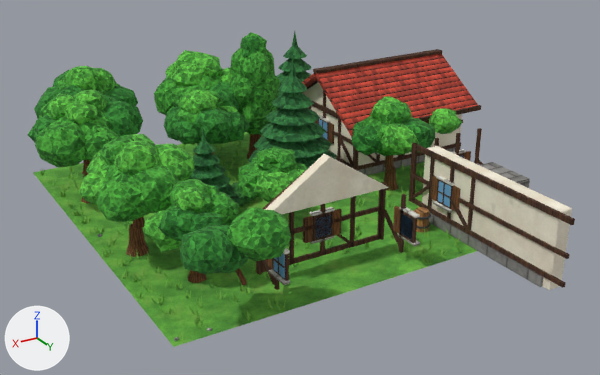
The glTF model assets/models/town_b/chunk_3_3.glb, before and after one commit.
One viewpoint serves both versions: a camera (50 mm lens) standing at (71.5, -28.2, 14.1) and looking at (55.9, -54.2, 1.1). The lights are fixed; the arrows at lower left show +X, +Y and +Z. The older version comes first. Vertices at exactly the same position are counted once.

The first picture shows 'chunk_3_3'.
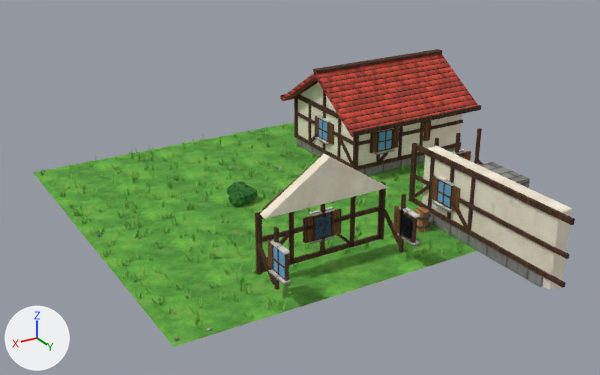
The edits, one by one:
me_chunk_3_3 is used by ob_chunk_3_3; location (0.0, 0.0, 0.0).
me_chunk_3_3 had 16509 vertices, 23990 faces and spanned x 45.5..64.8, y -65.2..-44.0, z -0.1..5.9.
me_chunk_3_3 now has 11151 vertices, 13600 faces and spans x 45.5..64.0, y -64.1..-44.0, z -0.1..4.4.
me_chunk_3_3 part 1: 160 loose pieces with 5358 vertices, spanning x 47.5..64.8, y -65.2..-47.2, z 0.0..5.9, are deleted.
Part 2, on me_chunk_3_3:
6 vertices are removed from x 50.9..52.0, y -56.0..-55.9, z 0.5..1.6.
17 faces are deleted.
2 vertices move within x 50.8, y -56.0..-55.9, z 0.6.
6 vertices are added at (49.6, -56.0, 1.5), (49.7, -56.0, 1.6), (50.7, -56.0, 0.5), (49.6, -55.9, 1.5), (49.7, -55.9, 1.6), (50.7, -55.9, 0.5).
17 new faces join them, mat_timber.
me_chunk_3_3 no longer uses material mat_leaf_b.
me_chunk_3_3 no longer uses material mat_trunk.
me_chunk_3_3 no longer uses material mat_leaf_a.
me_chunk_3_3 no longer uses material mat_leaf_c.
me_chunk_3_3 no longer uses material mat_leaf_pine.

Boxes (x1, y1, x2, y2) around the edits, measured in the pictures (600 x 375 px; the box of a moved part takes in the faces that stretch with it):
'chunk_3_3', reshaped: before (28, 31, 575, 347); after (33, 49, 575, 347)
part 1 of me_chunk_3_3, deleted (green): before (28, 31, 462, 285)
part 2 of me_chunk_3_3, moved or reshaped: before (367, 154, 378, 163); after (380, 136, 401, 162)
